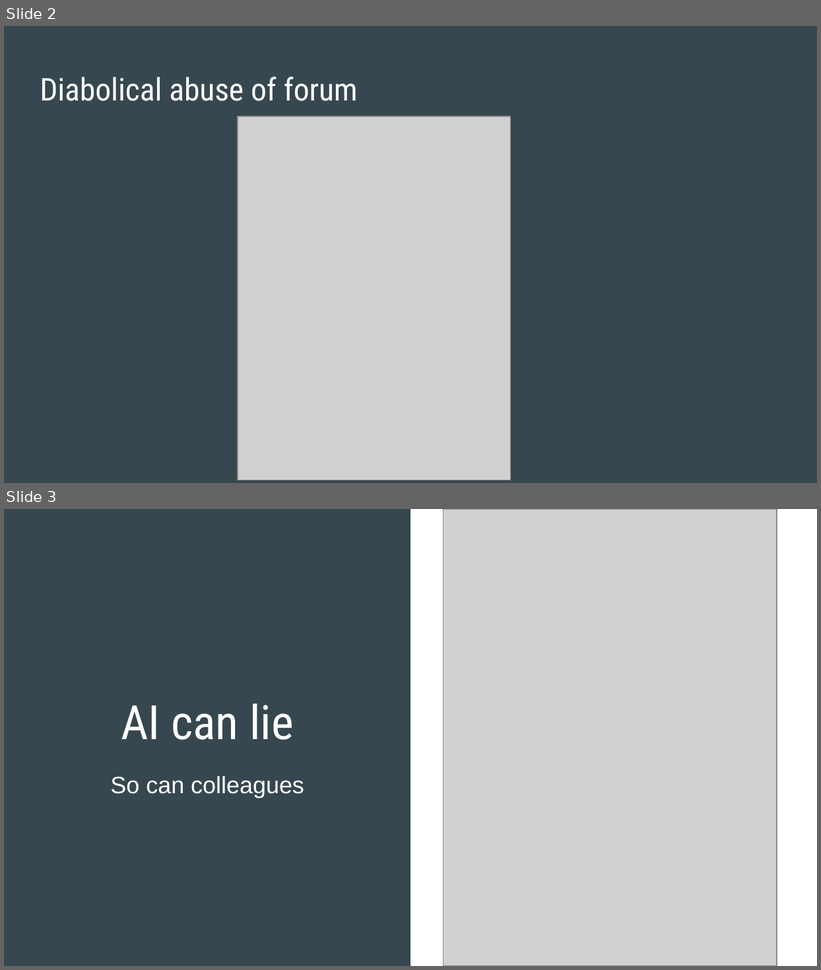
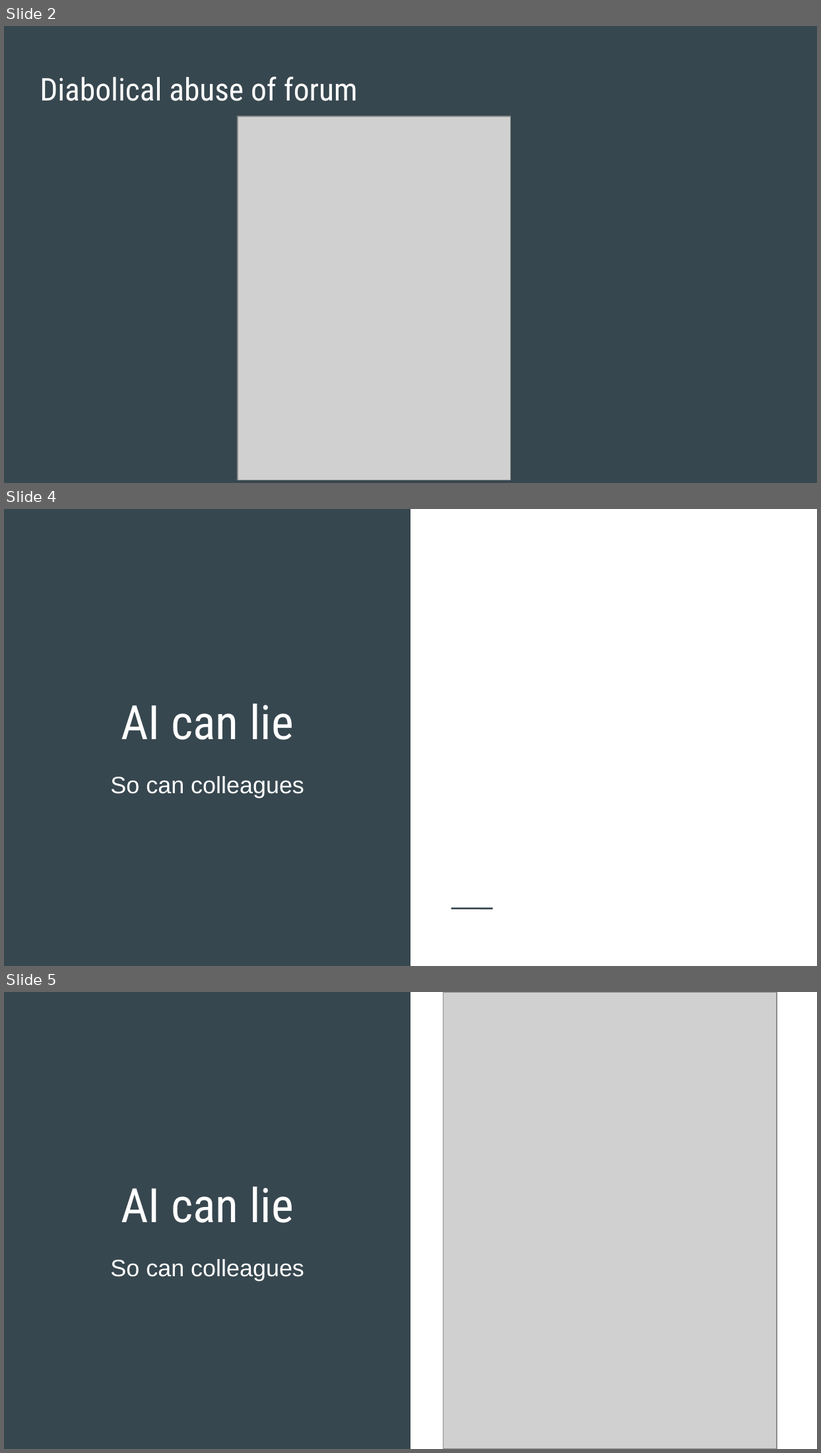
Before and after one commit to jimregan/not-the-30pct-seminar, a slide deck: odp/Setting the record straight.odp. Shown one above the other, each under a label of ours: slides 2 and 3 before the commit, slides 2, 4 and 5 after it; the slides between them are not shown. The pictures are 821x970 and 821x1453 pixels, drawn with LibreOffice and Linux fonts; fonts in the diff are those of the drawing; grey boxes stand for pictures. Boxes give left, top, right and bottom in pixels: in the first picture for what was removed or moved away, otherwise in the second. Text is boxed around its words. In the diff, an @@ line names an element or a change of style, - is before the commit and + after.

```diff
--- a/odp/Setting the record straight.odp
+++ b/odp/Setting the record straight.odp
@@ slide 4 added at (4, 509, 817, 966), background #37474F; not listed: 1 template element that a slide beside it also shows @@
@@ title added at (121, 704, 294, 740), 42 pt, text #FFFFFF @@
+AI can lie
@@ subtitle added at (110, 776, 304, 798), 21 pt, text #FFFFFF @@
+So can colleagues
@@ line added from (451, 909) to (492, 909), #37474F 1.5 pt @@
@@ what was slide 3 is now slide 5 @@
```
Also in this commit, not shown: 1 other slide added.
